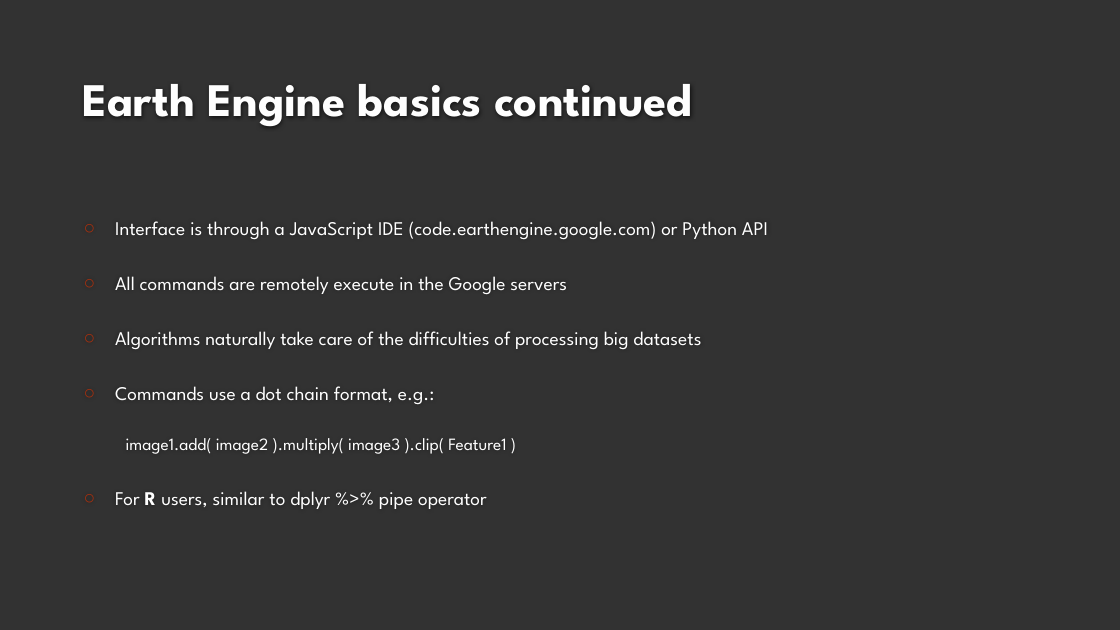
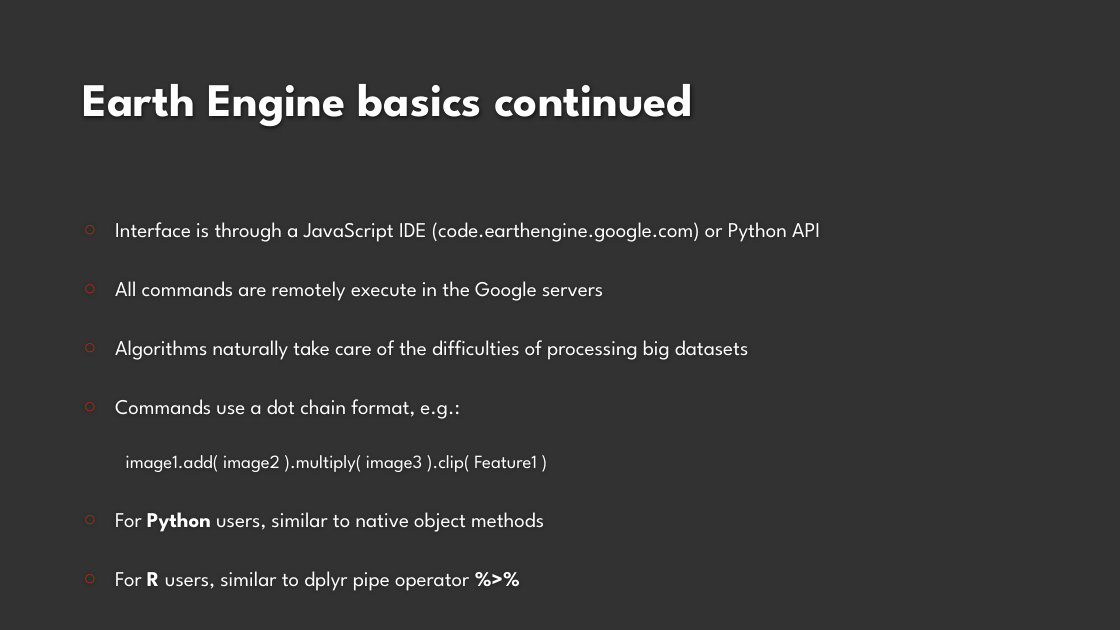
Before and after one commit to ruari-rhodes/ucl-code-workshop, a slide deck: slide 12 of presentation.pptx (slide 11 before the commit). Drawn at 1120x630 pixels with LibreOffice and Linux fonts; fonts in the diff are those of the drawing; background and template pictures are left out. Boxes give left, top, right and bottom in pixels: in the first picture for what was removed or moved away, otherwise in the second. Text is boxed around its words. In the diff, an @@ line names an element or a change of style, - is before the commit and + after.

```diff
--- a/presentation.pptx
+++ b/presentation.pptx
@@ text at (115, 222, 820, 472): size 16.6 to 18 pt in "Interface is through a JavaScript IDE (code.earthengine.goog ...", "All commands are remotely execute in the ...", "Algorithms naturally take care of the difficulties ...", "Commands use a dot chain format, e.g.:"; size 14.8 to 16 pt in "image1.add( image2 ).multiply( image3 ).clip( Feature1 )" @@
@@ text at (115, 512, 544, 591): text changed; size 16.6 to 18 pt @@
-○ For R users, similar to dplyr %>% pipe operator
+○ For Python users, similar to native object methods
+○ For R users, similar to dplyr pipe operator %>%
```
Also in this commit, not shown: 4 other slides changed, 2 slides added.
